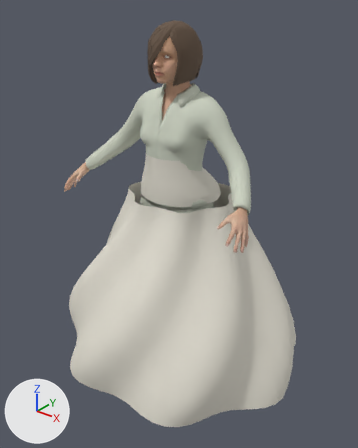
One commit to the glTF model characters/npcs/british/captain_woman.glb: the scene before it, then after it.
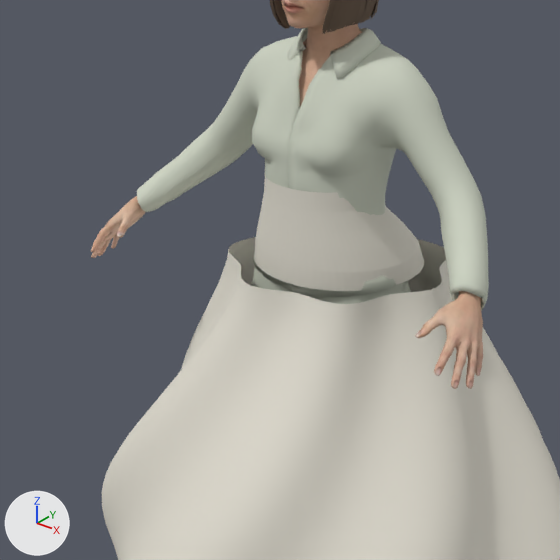
Each version is shown whole from a camera (50 mm lens) standing at (1.176, -1.481, 1.578) and looking at (0.009, -0.022, 0.674), then close up on the part from 6% to 80% of the width and 16% to 74% of the height. Lighting does not change. The marker at lower left points along +X, +Y and +Z. The first two pictures are the older version. Vertices at exactly the same position are counted once.

Script lines for the objects in view, before the commit:
```python
me_base_003 = bpy.data.meshes.new('base.003')
me_base_003.from_pydata(...)  # 8705 vertices, 17218 faces; spans x -0.443..0.443, y -0.272..0.05, z 0.158..1.455
me_base_003.materials.append(mat_companion_skin)  # picture img_middleage_lightskinned_female_diffuse
me_companion_fitted_waist_transition_mesh = bpy.data.meshes.new('Companion fitted waist transition mesh')
me_companion_fitted_waist_transition_mesh.from_pydata(...)  # 432 vertices, 720 faces; spans x -0.168..0.168, y -0.154..0.154, z 0.811..0.99
me_companion_fitted_waist_transition_mesh.materials.append(mat_captain_companion_skirt_cotton_gltf_flat_color)  # light grey #e2ded1
me_companion_gathered_skirt = bpy.data.meshes.new('Companion gathered skirt')
me_companion_gathered_skirt.from_pydata(...)  # 1800 vertices, 3456 faces; spans x -0.548..0.567, y -0.506..0.522, z 0.069..0.811
me_companion_gathered_skirt.materials.append(mat_captain_companion_skirt_cotton_gltf_flat_color_001)  # light grey #e2ded1
ob_companion_fitted_waist_transition = bpy.data.objects.new('Companion fitted waist transition', me_companion_fitted_waist_transition_mesh)
ob_companion_fitted_waist_transition.location = (0.0, 0.0, 0.0)
ob_companion_gathered_skirt = bpy.data.objects.new('Companion gathered skirt', me_companion_gathered_skirt)
ob_companion_gathered_skirt.location = (0.0, 0.0, 0.0)
ob_companion_mpfb_body_export_cutout = bpy.data.objects.new('Companion_MPFB_body_export_cutout', me_base_003)
ob_companion_mpfb_body_export_cutout.location = (0.0, 0.0, 0.0)
# also in view: 'Companion_fitted_cloth_base_export_cutout' at (-0.002, -0.039, 0.854); 'Companion_hair' at (0.001, -0.039, 1.356)
```
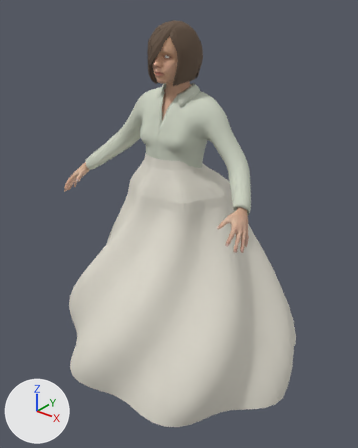
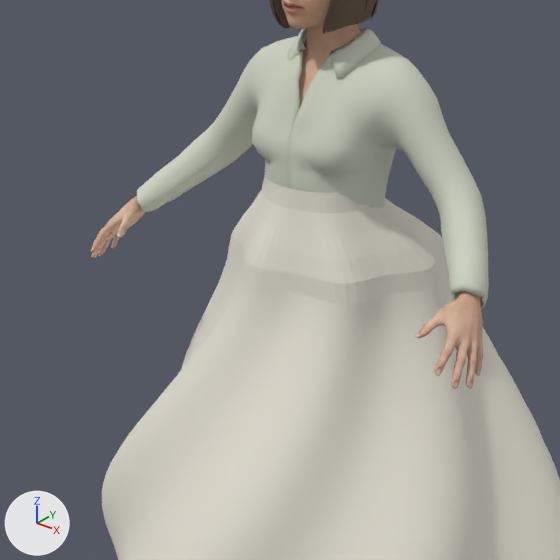
Pixel boxes (x1, y1, x2, y2) of what changed, in the close-ups (560 x 560 px):
'Companion fitted waist transition', reshaped (29% wider, 12% taller)
    before: (255, 176, 424, 291)
    after: (228, 175, 446, 304)

The change, as a diff of the scene's bpy script:
```diff
--- a/characters/npcs/british/captain_woman.glb.py
+++ b/characters/npcs/british/captain_woman.glb.py
@@ me_companion_fitted_waist_transition_mesh @@
 # used by ob_companion_fitted_waist_transition; location = (0.0, 0.0, 0.0)
-me_companion_fitted_waist_transition_mesh.from_pydata(...)  # 432 vertices, 720 faces; spans x -0.168..0.168, y -0.154..0.154, z 0.811..0.99
+me_companion_fitted_waist_transition_mesh.from_pydata(...)  # 432 vertices, 720 faces; spans x -0.21..0.227, y -0.205..0.205, z 0.811..0.99
+# me_companion_fitted_waist_transition_mesh part 1: 360 of 432 vertices moved; they spanned x -0.168..0.168, y -0.154..0.154, z 0.811..0.954 and now span x -0.21..0.227, y -0.205..0.205, z 0.811..0.954; mean shift (0.0, 0.0, 0.0); largest move (0.168, 0.0, 0.811) -> (0.227, 0.0, 0.811)
 me_companion_fitted_waist_transition_mesh.materials.append(mat_captain_companion_skirt_cotton_gltf_flat_color)
```
